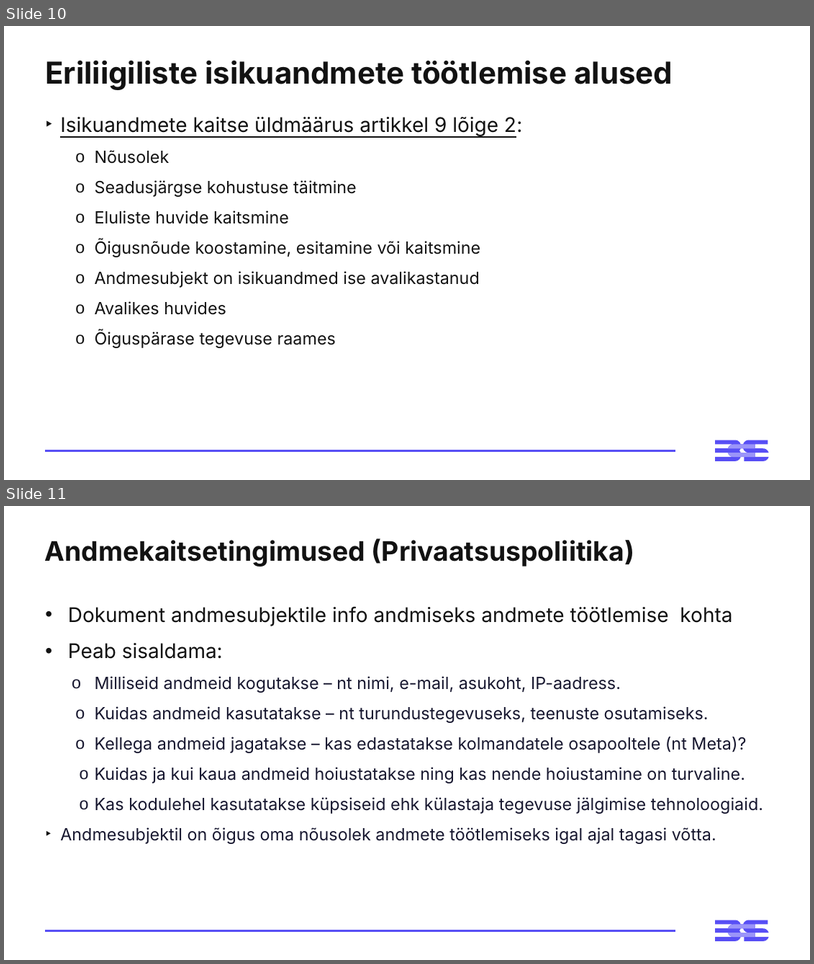
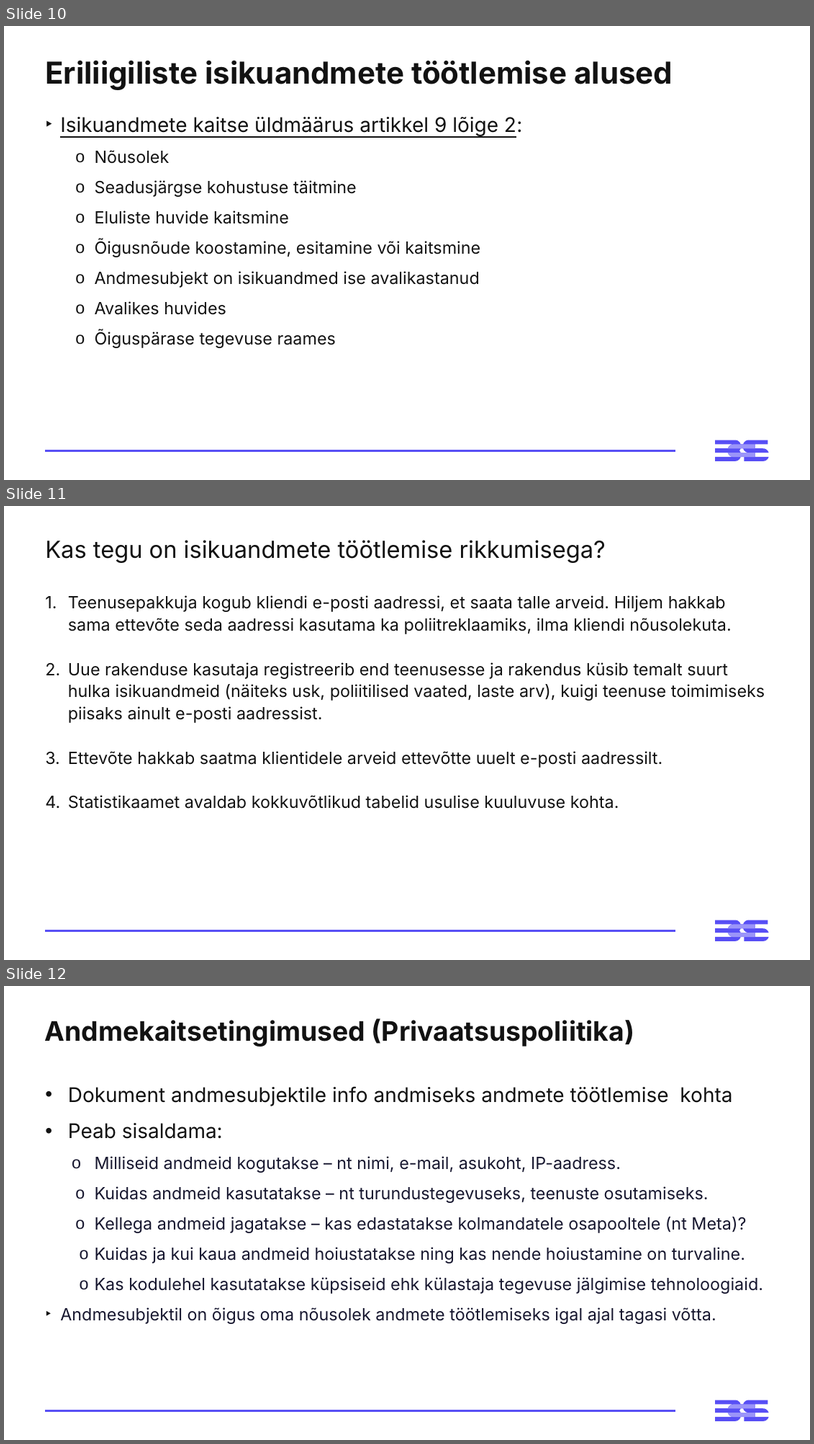
Before and after one commit to virverani/andmetarkus_2026_kevad, a slide deck: Day14/14-paev-andmetarkus-esitlus.pptx. Shown one above the other, each under a label of ours: slides 10 and 11 before the commit, slides 10, 11 and 12 after it. The pictures are 814x964 and 814x1444 pixels, drawn with LibreOffice and Linux fonts; fonts in the diff are those of the drawing. Boxes give left, top, right and bottom in pixels: in the first picture for what was removed or moved away, otherwise in the second. Text is boxed around its words. In the diff, an @@ line names an element or a change of style, - is before the commit and + after.

```diff
--- a/Day14/14-paev-andmetarkus-esitlus.pptx
+++ b/Day14/14-paev-andmetarkus-esitlus.pptx
@@ slide 11 added at (4,506,810,960), background #FFFFFF; not listed: 3 template elements that a slide beside it also shows @@
@@ title added at (45,540,606,563), 28 pt, text #121212 @@
+Kas tegu on isikuandmete töötlemise rikkumisega?
@@ text added at (68,595,765,808), 20 pt, text #121212 @@
+1. Teenusepakkuja kogub kliendi e-posti aadressi, et saata talle arveid. Hiljem hakkab sama ettevõte seda aadressi kasutama ka poliitreklaamiks, ilma kliendi nõusolekuta.
+2. Uue rakenduse kasutaja registreerib end teenusesse ja rakendus küsib temalt suurt hulka isikuandmeid (näiteks usk, poliitilised vaated, laste arv), kuigi teenuse toimimiseks piisaks ainult e-posti aadressist.
+3. Ettevõte hakkab saatma klientidele arveid ettevõtte uuelt e-posti aadressilt.
+4. Statistikaamet avaldab kokkuvõtlikud tabelid usulise kuuluvuse kohta.
@@ what was slide 11 is now slide 12 @@
```
Also in this commit, not shown: 5 slides changed, 1 other slide added.
